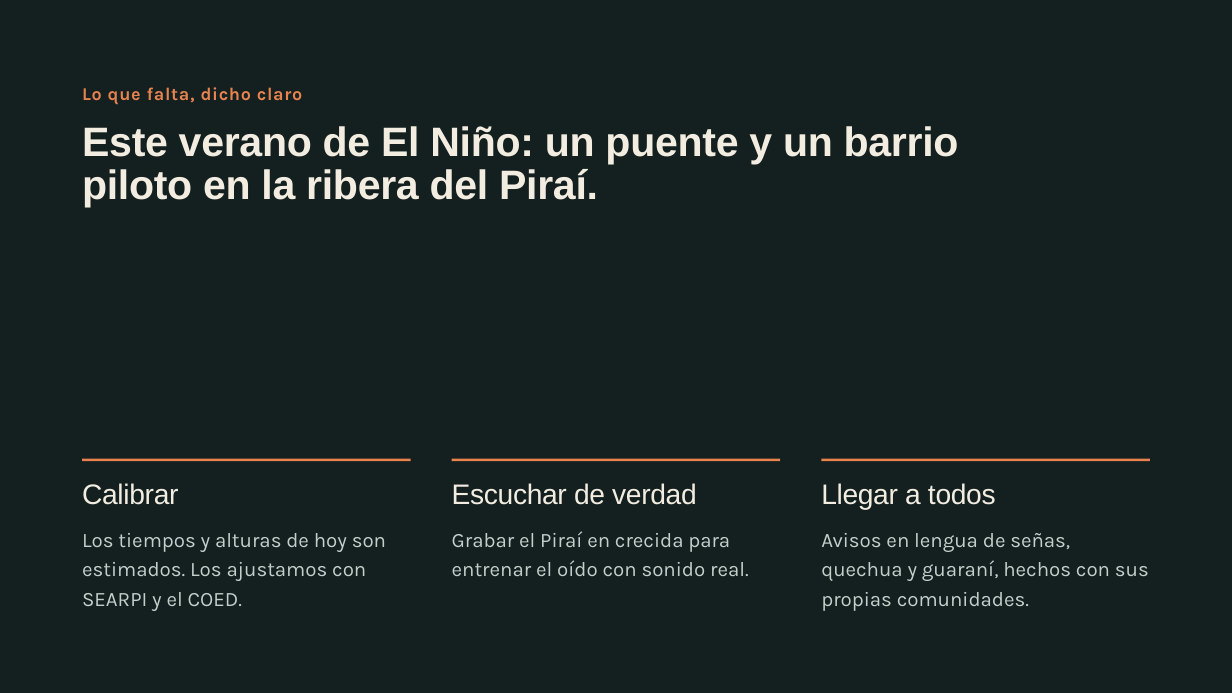
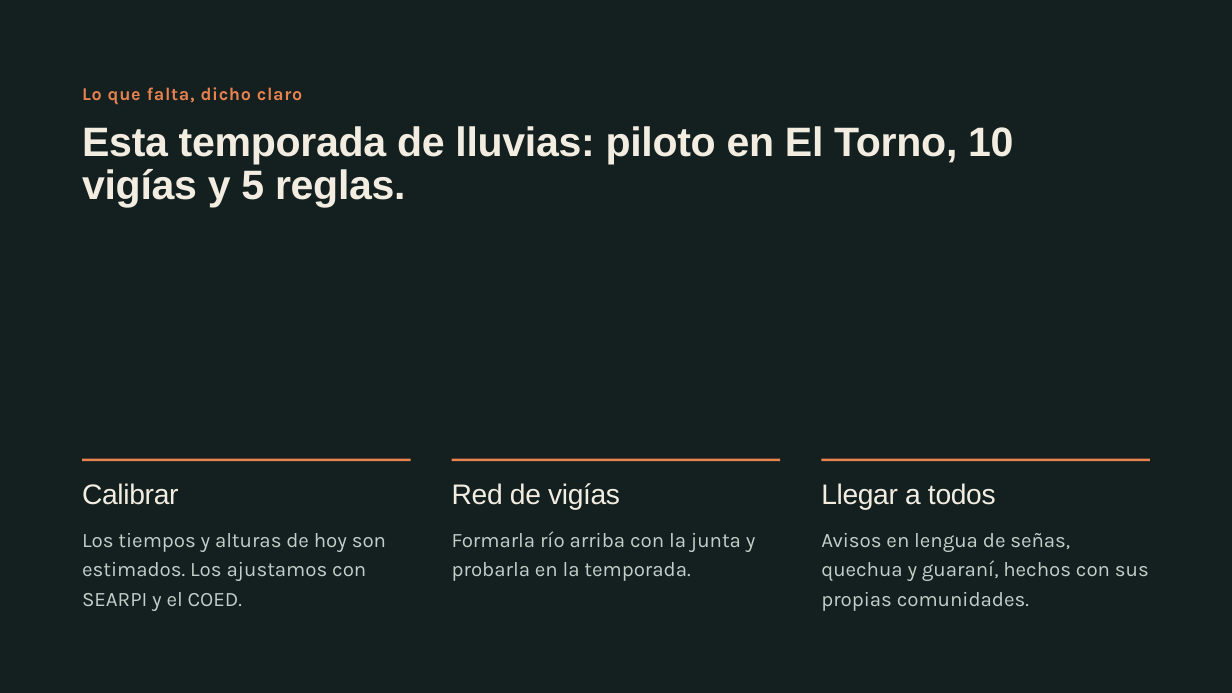
Before and after one commit to NeckHurtttt/birria-tech, a slide deck: slide 12 of El Río Suena · Pitch.pptx (slide 11 before the commit). Drawn at 1232x693 pixels with LibreOffice and Linux fonts; fonts in the diff are those of the drawing. Boxes give left, top, right and bottom in pixels: in the first picture for what was removed or moved away, otherwise in the second. Text is boxed around its words. In the diff, an @@ line names an element or a change of style, - is before the commit and + after.

```diff
--- a/El Río Suena · Pitch.pptx
+++ b/El Río Suena · Pitch.pptx
@@ title at bbox=[82, 126, 1013, 207]: text changed @@
-Este verano de El Niño: un puente y un barrio piloto en la ribera del Piraí.
+Esta temporada de lluvias: piloto en El Torno, 10 vigías y 5 reglas.
@@ text at bbox=[452, 483, 620, 510]: text changed @@
-Escuchar de verdad
+Red de vigías
@@ text at bbox=[452, 531, 756, 581]: text changed @@
-Grabar el Piraí en crecida para entrenar el oído con sonido real.
+Formarla río arriba con la junta y probarla en la temporada.
```
Also in this commit, not shown: 4 other slides changed, 1 slide added, 17 other files.
